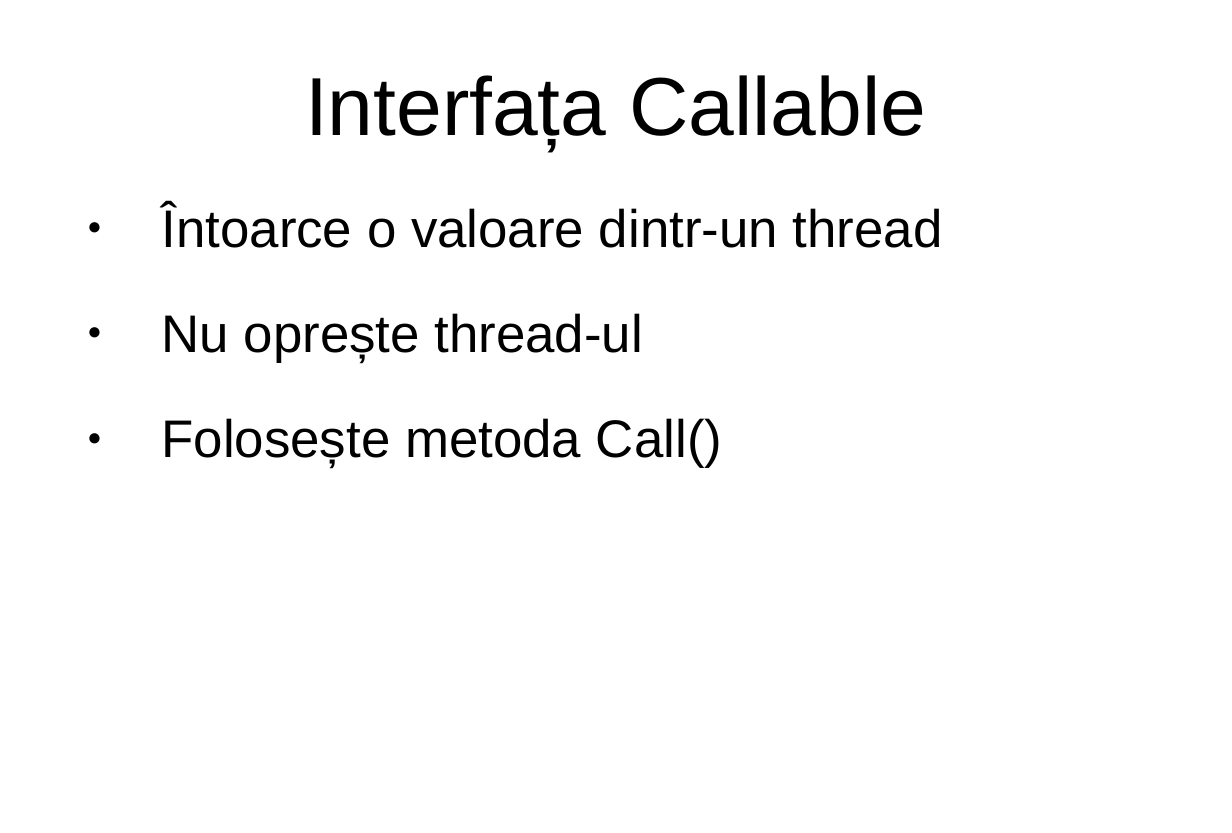
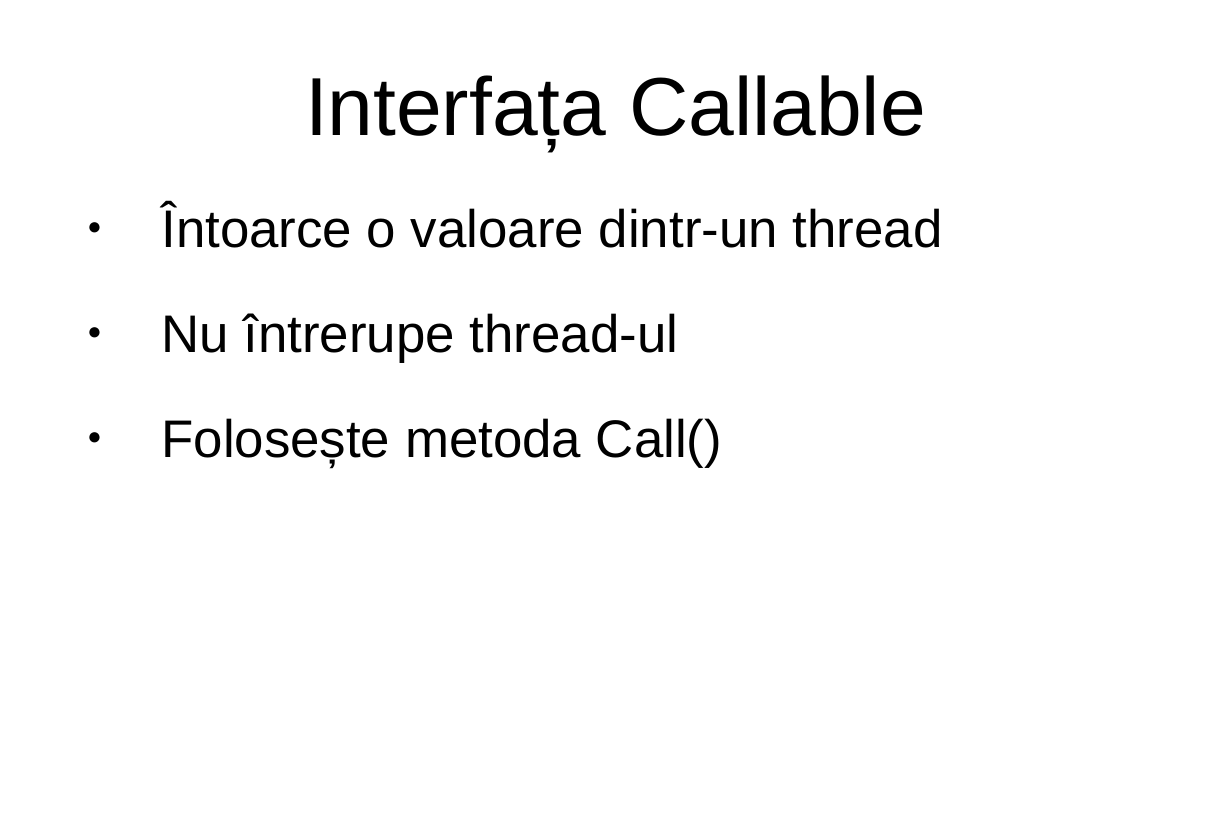
Before and after one commit to andrei-pmbcn/Java8AndreiPambuccian, a slide deck: slide 2 of Java9AndreiPambuccian/multithreading.pptx. Drawn at 1232x833 pixels with LibreOffice and Linux fonts; fonts in the diff are those of the drawing. Boxes give left, top, right and bottom in pixels: in the first picture for what was removed or moved away, otherwise in the second. Text is boxed around its words. In the diff, an @@ line names an element or a change of style, - is before the commit and + after.

```diff
--- a/Java9AndreiPambuccian/multithreading.pptx
+++ b/Java9AndreiPambuccian/multithreading.pptx
@@ text at [161, 313, 679, 363]: text changed @@
-● Nu oprește thread-ul
+● Nu întrerupe thread-ul
```
Also in this commit, not shown: 3 other slides changed.
